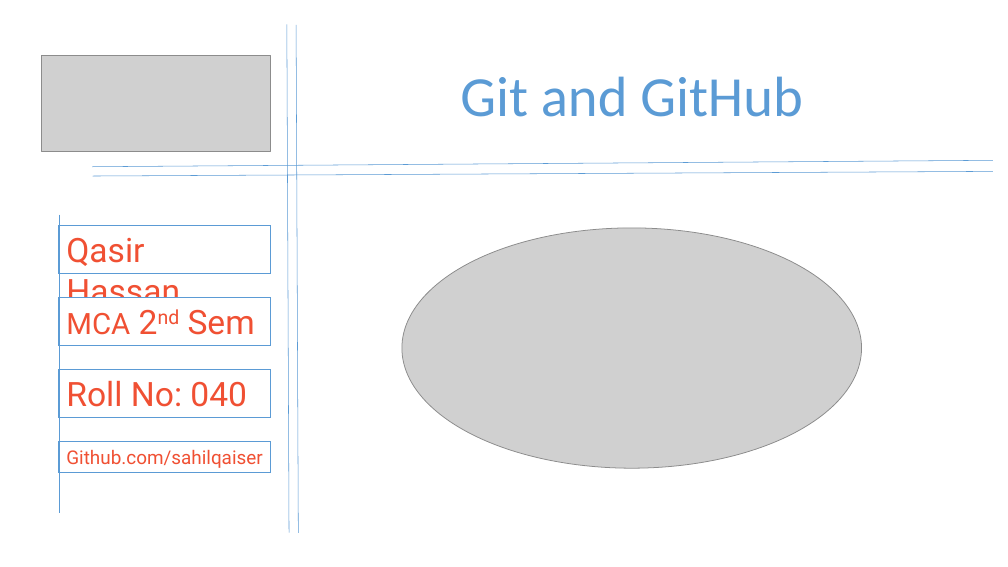
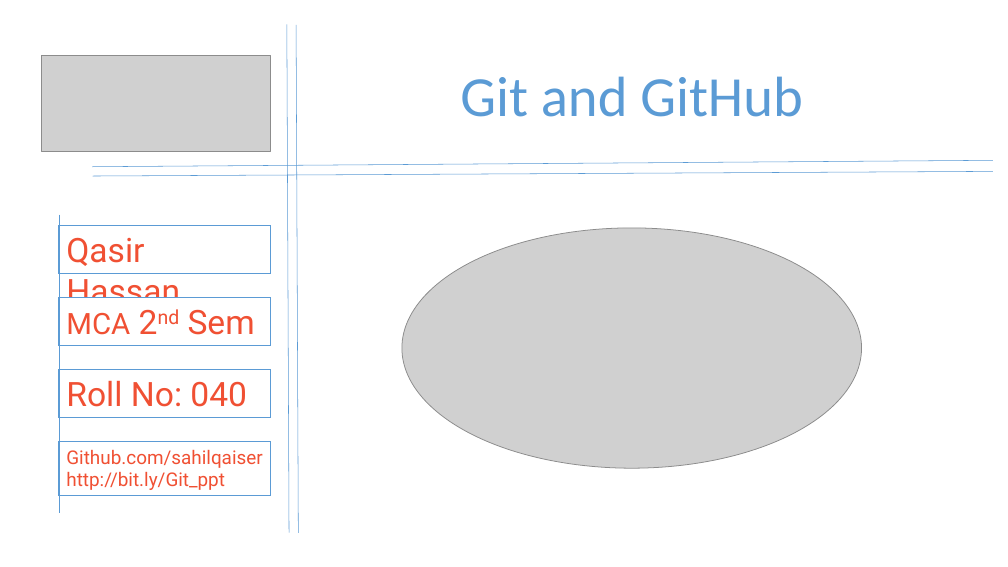
Before and after one commit to SahilQaiser/Git-GitHub, a slide deck: slide 1 of Git&Github.pptx. Drawn at 1008x567 pixels with LibreOffice and Linux fonts; fonts in the diff are those of the drawing; grey boxes stand for pictures. Boxes give left, top, right and bottom in pixels: in the first picture for what was removed or moved away, otherwise in the second. Text is boxed around its words. In the diff, an @@ line names an element or a change of style, - is before the commit and + after.

```diff
--- a/Git&Github.pptx
+++ b/Git&Github.pptx
@@ rectangle "Github.com/sahilqaiser" resized from (x1=59, y1=442, x2=271, y2=472) to (x1=59, y1=442, x2=271, y2=495) @@
@@ text in rectangle at (x1=66, y1=472, x2=225, y2=490): paragraph added @@
+http://bit.ly/Git_ppt
```
